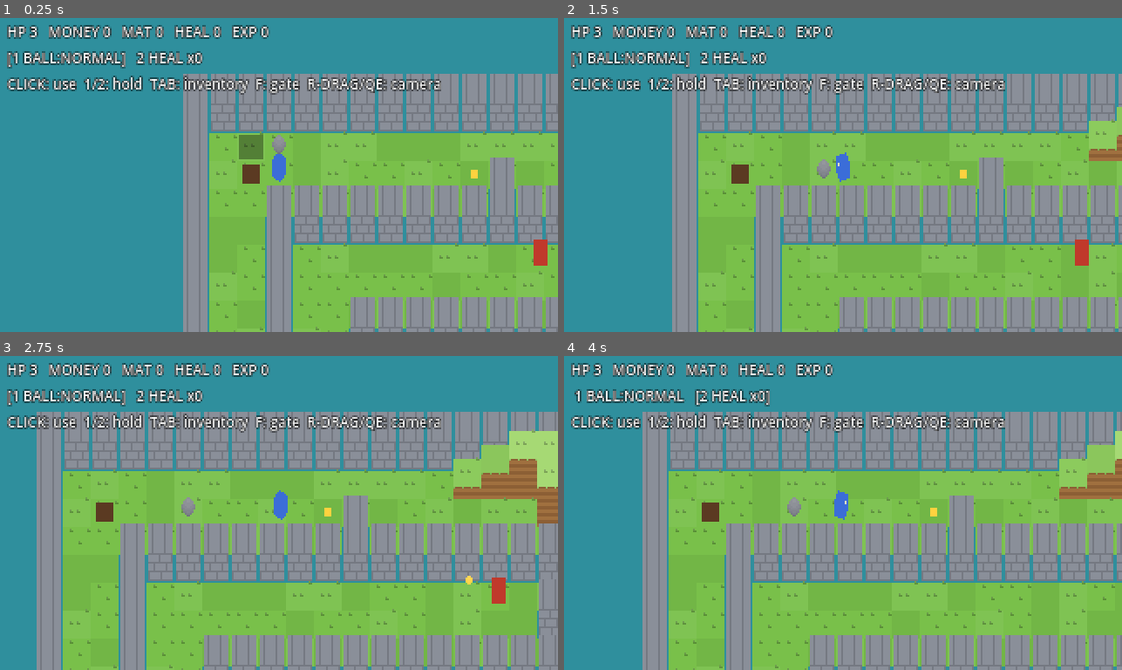
Above: before the commit, frames 1-4 (two rows, left to right).
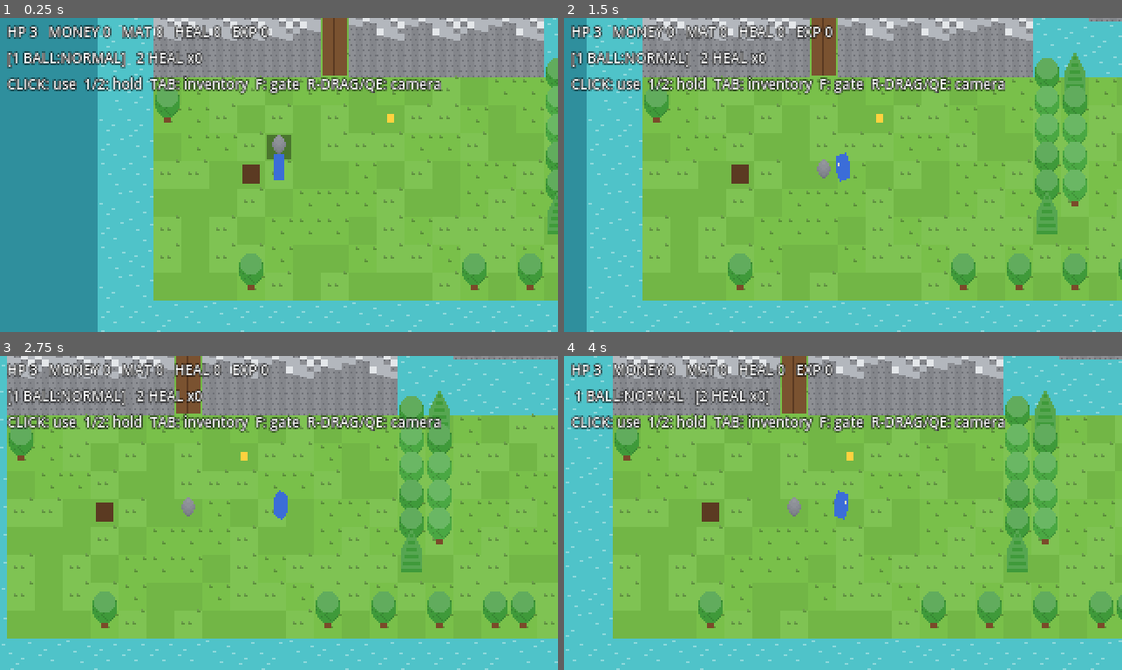
Above: after the commit, the same moments.

Repository: MiyazakiTakumi-724/dot-3d-game
Game: Godot game, scene res://scenes/area_02.tscn
Same seed, same stepped clock (60 frames per second), same inputs: the game is played once before the commit and once after it.
Inputs (mouse positions are in pixels of both pictures, inside the frame that each line leads up to):
- Up to frame 1 (0.25 s): no input
- Up to frame 2 (1.5 s): tap Enter at 0.5 s; move the mouse to (965, 159) at 0.52 s; hold Right 0.53-1.25 s; hold Shift 0.53-1.25 s; click (965, 159) at 0.67 s; drag from (731, 190) to (815, 237) at 1.27 s
- Up to frame 3 (2.75 s): move the mouse to (334, 443) at 2.02 s; hold Right from 2.03 s (still down); tap Ctrl at 2.1 s
- Up to frame 4 (4 s): release Right at 2.75 s; drag from (815, 575) to (675, 465) at 2.77 s; move the mouse to (1010, 560) at 3.52 s; hold Left from 3.53 s (still down); tap 2 at 3.6 s

The runs differ from the first frame. In frame 1, 60% of the frame differs, in the area x 17-100%, y 0-100%; in frame 2, 68%; in frame 3, 70%; in frame 4, 71%, in the area x 0-100%, y 0-100%.

Commit message:
feat: 試作2のマップを海に囲まれた屋外の島に作り直す（モデルの共有で読み込みも軽くする）
Co-Authored-By: Claude Opus 5.5 <noreply@anthropic.com>
Claude-Session: https://claude.ai/code/session_01V8ZRqMy3Fk13HeuYJHLPNU

Diff:
--- a/scripts/game/area_02.gd
+++ b/scripts/game/area_02.gd
@@ -3,73 +3,92 @@
 ## 操作：矢印/WASD 移動、左クリック 手に持つアイテムを使う（カーソルの方向）、1/2 手に持つアイテムを選ぶ、
 ## Tab インベントリ（使う鉄球を決める）、F 門を開ける、右ドラッグ or Q/E カメラ回転。鉄球は上を歩いて拾う。
 
-## 数字 = 高さ（段）、# = 壁、_ = 奈落、C = チェックポイント、D = 扉、G = ゴール
-## 左上の安全地帯から、帯状の道を右・左と折り返して下へ進む。左端の縦の通路は、扉を開けると近道になる。
-## 3行目の x=11 の壁は、1番目の帯の敵が安全地帯まで歩いてこないための仕切り。
+## 数字 = 高さ（段）、R = 岩、T = 木、~ = 水、= = 橋、_ = 奈落、C = チェックポイント、D = 門、G = ゴール
+## 海に囲まれた島。左下のたき火の草地から、南の川（橋が交互）→ 東の台地 → 北の裂け目（奈落）→ 西の森と、
+## 外回りに1周する。西の森の下の門を開けると、たき火の草地へすぐ戻れる。ゴールは中央の島（西の橋から入る）の東の高台。
 const LAYOUT := [
-	"################################################",
-	"#0000000000000012333333333210000000000000000000#",
-	"#0C00000000000000033333333000000000000000000000#",
-	"#0000000000#00000000000000000000000000000000000#",
-	"#00##########################################00#",
-	"#00#0000000000000000000000000000000000000000000#",
-	"#00#00000000000000#0000000#0000000#000000000000#",
-	"#00#0000000000000000000000000000000000000000000#",
-	"#00#00##########################################",
-	"#00#0000001111111111222222222211111111110000000#",
-	"#00#0000000000000000000000000000000000000000000#",
-	"#00#0000000000000000000000000000000000000000000#",
-	"#00##########################################00#",
-	"#00#0000000000000000000000000122222222000000000#",
-	"#00D0000000000000000000000000122222222000000000#",
-	"#00#0000000000000000000000000000000000000000000#",
-	"#00#00##########################################",
-	"#00#00000000000_________________000000000000000#",
-	"#00#00000000000_________________000000000000000#",
-	"#00#0000000000000000000000000000000000000000000#",
-	"#00##########################################00#",
-	"#00#0000000000000000________0000000000000000000#",
-	"#00#0000000000000000000000000000000000000000000#",
-	"#00#0000000000000000________0000000000000000000#",
-	"#00#00##########################################",
-	"#00#000000000000000001233333333321000000000000G#",
-	"#00#0000000000000000000000000000000000000000000#",
-	"################################################",
+	"~~~~~~~~~~~~~~~~~~~~~~~~~~~~~~~~~~~~~~~~~~~~~~~~~~~~~~~~~~~~~~~~",
+	"~~~~~~~~~~~~~~~~~~~~~~~~~~~~~~~~~~~~~~~~~~~~~~~~~~~~~~~~~~~~~~~~",
+	"~~TT00TT0T0T0T00000000000000000R000000000000T00T00TTT000TT0T00~~",
+	"~~T0000000000000000000___00000000___0000_000000000000000000000~~",
+	"~~00000000000000000000___________________000000000000000000000~~",
+	"~~TTTTTTTTTT0000000000___________________000000000000000000000~~",
+	"~~TTTTTTTTTT0000000000___________________00000000000000000000T~~",
+	"~~TTTTTTTTTT0000000000___________________000000000000000000000~~",
+	"~~00000000000000000000_______0000_0000___000000000000000000000~~",
+	"~~000000000000000000000000000000000000000000000000000000000000~~",
+	"~~00000000000000~~~~~~~~~~~~~~~~~~~~~~~~~~~~~~~~00000000000000~~",
+	"~~00000000000000~~~~~~~~~~~~~~~~~~~~~~~~~~~~~~~~0000000000000T~~",
+	"~~0000TTTTTTTTTT~~RRRRRRRRRRRRRRRRRRRRRRRRRRRR~~TTTTT000000000~~",
+	"~~0000TTTTTTTTTT~~RRRRRRRRRRRRRRRRRRRRRRRRRRRR~~TTTTT000000000~~",
+	"~~T000TTTTTTTTTT~~000000000000RRR00000000003G3~~00003333332100~~",
+	"~~00000000000000~~000000000000RRR0000000000333~~00003333332100~~",
+	"~~TTTTTTTTTT0000~~0000RRR00000RRR0000000000333~~00003333332100~~",
+	"~~TTTTTTTTTT0000~~0000RRR00000RRR0000RRR000333~~00003333332100~~",
+	"~~00000000000000~~0000RRR00000RRR0000RRR000333~~01233333332100~~",
+	"~~T000TTTTTTTTTT~~0000RRR00000RRR0000RRR000333~~01233333332100~~",
+	"~~T000TTTTTTTTTT~~0000RRR00000RRR0000RRR000333~~01233333332100~~",
+	"~~T000TTTTTTTTTT~~0000RRR00000RRR0000RRR000333~~00003333332100~~",
+	"~~00000000000000~~0000RRR00000RRR0000RRR123333~~00003333332100~~",
+	"~~00000000000000~~0000RRR000000000000RRR123333~~00003333332100~~",
+	"~~00000000000000==0000RRR000000000000RRR123333~~00003333332100~~",
+	"~~00000000000000~~0000RRR000000000000RRR000333~~00RRRRR00RRRRR~~",
+	"~~00000000000000~~RRRRRRRRRRRRRRRRRRRRRRRRRRRR~~00RRRRR00RRRRR~~",
+	"~~T0000000000000~~RRRRRRRRRRRRRRRRRRRRRRRRRRRR~~0000000000000T~~",
+	"~~T0000000000000~~~~~~~~~~~~~~~~~~~~~~~~~~~~~~~~00000000000000~~",
+	"~~RRRRRRDRRRRRRR~~~~~~~~~~~~~~~~~~~~~~~~~~~~~~~~0000000000000T~~",
+	"~~00000000000000TT0000~~000000~~0000000000~~000000000000000000~~",
+	"~~T0000000000000TT0000==000000~~0000000000==00000000000000000T~~",
+	"~~00000000000000TT0000~~000000~~0000000000~~00000000000000000T~~",
+	"~~000C0000000000TT0000~~000000~~0RRRRRRR00~~000000000000000000~~",
+	"~~00000000000000TT0000~~000000~~0RRRRRRR00~~000000000000000000~~",
+	"~~00000000000000T00000~~000000~~0000000000~~00000000000000000T~~",
+	"~~00000000000000000000~~000000==0000000000~~000000000000000000~~",
+	"~~000T0000000T0T0T0TT0~~0TT000~~0TT0T000T0~~TT00000T00T0T000T0~~",
+	"~~~~~~~~~~~~~~~~~~~~~~~~~~~~~~~~~~~~~~~~~~~~~~~~~~~~~~~~~~~~~~~~",
+	"~~~~~~~~~~~~~~~~~~~~~~~~~~~~~~~~~~~~~~~~~~~~~~~~~~~~~~~~~~~~~~~~",
 ]
-const PLAYER_START := Vector2i(3, 2)
+const PLAYER_START := Vector2i(6, 33)
+## ゴールは高台の上にあるので、その高さにする（地図の記号 G は高さ0として読まれるため）
+const GOAL_HEIGHT := 3
 ## [開始マス, 向き, 最初に撃つまでの秒数]
 const ENEMIES := [
-	[Vector2i(20, 3), Vector2.RIGHT, 1.5],
-	[Vector2i(36, 2), Vector2.LEFT, 2.0],
-	[Vector2i(30, 7), Vector2.LEFT, 1.8],
-	[Vector2i(12, 5), Vector2.RIGHT, 2.4],
-	[Vector2i(25, 10), Vector2.LEFT, 1.2],
-	[Vector2i(8, 11), Vector2.RIGHT, 2.6],
-	[Vector2i(33, 15), Vector2.LEFT, 1.6],
-	[Vector2i(15, 13), Vector2.RIGHT, 2.2],
-	[Vector2i(40, 17), Vector2.RIGHT, 1.5],
-	[Vector2i(8, 18), Vector2.LEFT, 2.0],
-	[Vector2i(35, 22), Vector2.LEFT, 1.7],
-	[Vector2i(27, 26), Vector2.RIGHT, 1.4],
-	[Vector2i(40, 25), Vector2.LEFT, 2.3],
+	[Vector2i(26, 32), Vector2.DOWN, 1.6],
+	[Vector2i(36, 31), Vector2.RIGHT, 2.0],
+	[Vector2i(36, 36), Vector2.LEFT, 2.4],
+	[Vector2i(52, 33), Vector2.RIGHT, 1.8],
+	[Vector2i(60, 16), Vector2.DOWN, 2.2],
+	[Vector2i(50, 15), Vector2.DOWN, 1.5],
+	[Vector2i(55, 20), Vector2.DOWN, 2.6],
+	[Vector2i(45, 5), Vector2.LEFT, 1.7],
+	[Vector2i(15, 4), Vector2.DOWN, 2.1],
+	[Vector2i(26, 2), Vector2.RIGHT, 2.5],
+	[Vector2i(8, 10), Vector2.RIGHT, 1.9],
+	[Vector2i(4, 15), Vector2.RIGHT, 2.3],
+	[Vector2i(13, 18), Vector2.LEFT, 1.4],
+	[Vector2i(27, 20), Vector2.DOWN, 2.0],
+	[Vector2i(34, 24), Vector2.UP, 1.6],
+	[Vector2i(41, 16), Vector2.DOWN, 2.2],
 ]
 ## [マス, 種類, 量]。配列の添字を拾い済みの判定に使う。
 const PICKUPS := [
-	[Vector2i(10, 2), RunState.PickupKind.MONEY, 5],
-	[Vector2i(30, 5), RunState.PickupKind.MONEY, 10],
-	[Vector2i(44, 10), RunState.PickupKind.MONEY, 10],
-	[Vector2i(10, 22), RunState.PickupKind.MONEY, 15],
-	[Vector2i(35, 26), RunState.PickupKind.MONEY, 20],
-	[Vector2i(22, 1), RunState.PickupKind.MATERIAL, 1],
-	[Vector2i(40, 14), RunState.PickupKind.MATERIAL, 1],
-	[Vector2i(30, 25), RunState.PickupKind.MATERIAL, 1],
-	[Vector2i(44, 6), RunState.PickupKind.HEAL, 1],
-	[Vector2i(6, 13), RunState.PickupKind.HEAL, 1],
-	[Vector2i(44, 19), RunState.PickupKind.HEAL, 1],
-	[Vector2i(5, 15), RunState.PickupKind.STRONG_BALL, 0],
+	[Vector2i(10, 31), RunState.PickupKind.MONEY, 5],
+	[Vector2i(27, 36), RunState.PickupKind.MONEY, 10],
+	[Vector2i(50, 35), RunState.PickupKind.MONEY, 10],
+	[Vector2i(58, 6), RunState.PickupKind.MONEY, 15],
+	[Vector2i(5, 22), RunState.PickupKind.MONEY, 15],
+	[Vector2i(20, 20), RunState.PickupKind.MONEY, 20],
+	[Vector2i(40, 34), RunState.PickupKind.MATERIAL, 1],
+	[Vector2i(55, 15), RunState.PickupKind.MATERIAL, 1],
+	[Vector2i(44, 24), RunState.PickupKind.MATERIAL, 1],
+	[Vector2i(45, 30), RunState.PickupKind.HEAL, 1],
+	[Vector2i(50, 8), RunState.PickupKind.HEAL, 1],
+	[Vector2i(14, 10), RunState.PickupKind.HEAL, 1],
+	[Vector2i(35, 15), RunState.PickupKind.HEAL, 1],
+	[Vector2i(4, 26), RunState.PickupKind.STRONG_BALL, 0],
 ]
-## 扉を開けるときに立つ奥側のマス。Terrain.parse が返す doors と同じ順。
-const DOOR_OPEN_FROM := [Vector2i(4, 14)]
+## 門を開けるときに立つ奥側のマス。Terrain.parse が返す doors と同じ順。
+const DOOR_OPEN_FROM := [Vector2i(8, 28)]
 
 const BULLET_HIT_RADIUS := 6.0
 const FALL_SINK_PX := 40.0  ## 奈落に落ちる演出で沈む量（0.5秒で）
@@ -101,6 +120,7 @@
 	var info := Terrain.parse(LAYOUT, map)
 	checkpoint = info["checkpoint"]
 	goal = info["goal"]
+	map.set_height(goal, GOAL_HEIGHT)
 	doors = info["doors"]
 	run = RunState.new(checkpoint)
 	camera = StackCamera.new()
--- a/scripts/game/terrain.gd
+++ b/scripts/game/terrain.gd
@@ -47,8 +47,11 @@
 
 ## 地形を並べる。deco は parse が返す info["deco"]（岩・木・橋の場所）。
 ## 墓石や扉のマスには、その下の地面を置く（墓石・扉の絵はステージ側で上に置く）。
+## 作ったモデルはステージをまたいで使い回す（輪切りの画像を作るのが重いため）
+static var _models := {}
+
 static func build(map: HeightMap, camera: StackCamera, parent: Node2D, deco: Dictionary = {}) -> void:
-	var models := {}
+	var models := _models
 	for y in map.size.y:
 		for x in map.size.x:
 			var cell := Vector2i(x, y)
@@ -89,7 +92,10 @@
 
 static func _make(key: String) -> VoxelModel:
 	if key == "pit":
-		return VoxelModel.box(Vector3i(16, 16, 1), Color("1b1a22"))
+		var pit := VoxelModel.box(Vector3i(16, 16, 1), Color("1d1a26"))
+		for i in 6:
+			pit.set_voxel(Vector3i((i * 7 + 3) % 16, (i * 5 + 1) % 16, 0), Color("2a2535"))
+		return pit
 	if key == "wall":
 		return wall_model()
 	if key == "bridge":
@@ -167,10 +173,12 @@
 			var hh: int = top_h + bump
 			for z in hh:
 				var c := Color("8d8f94")
-				if z >= hh - 2:
-					c = Color("e4e7ea")
+				if z == hh - 1:
+					c = Color("e4e7ea") if bump == 3 else Color("b3b7bd")
 				elif (z + xx * 3 + yy) % 9 == 0:
 					c = Color("6f7177")
+				elif (xx / 4 + yy / 4) % 2 == 0:
+					c = Color("84868b")
 				m.set_voxel(Vector3i(xx, yy, z), c)
 	return m
 
@@ -191,11 +199,20 @@
 				for xx in range(7 - r, 7 + r):
 					m.set_voxel(Vector3i(xx, yy, z), leaf.lightened(0.12) if z % 3 == 0 else leaf)
 	else:
-		for z in range(5, 16):
+		var center := Vector3(6.5, 6.5, 10.0)
+		for z in range(4, 17):
 			for yy in 14:
 				for xx in 14:
-					var top := z >= 14
-					m.set_voxel(Vector3i(xx, yy, z), leaf.lightened(0.15) if top else leaf)
+					var d := Vector3(xx, yy, z) - center
+					d.z *= 1.2
+					if d.length() > 7.2:
+						continue
+					var c := leaf
+					if z >= 13:
+						c = leaf.lightened(0.18)
+					elif (xx + yy + z) % 5 == 0:
+						c = leaf.darkened(0.12)
+					m.set_voxel(Vector3i(xx, yy, z), c)
 	return m
 
 static func wall_model() -> VoxelModel:
--- a/scripts/render/stack_sprite.gd
+++ b/scripts/render/stack_sprite.gd
@@ -21,9 +21,7 @@
 const VISIBLE_RECT := Rect2(-48, -48, 320 + 96, 180 + 120)
 
 func set_model(m: VoxelModel) -> void:
-	_layers.clear()
-	for img in m.slices():
-		_layers.append(ImageTexture.create_from_image(img))
+	_layers = m.textures()
 	queue_redraw()
 
 func _process(_delta: float) -> void:
--- a/scripts/render/voxel_model.gd
+++ b/scripts/render/voxel_model.gd
@@ -7,10 +7,19 @@
 		size = v
 		_voxels.clear()
 var _voxels: Dictionary = {}  # Vector3i -> Color
+var _textures: Array[ImageTexture] = []
 
 func set_voxel(p: Vector3i, c: Color) -> void:
 	if p.x >= 0 and p.y >= 0 and p.z >= 0 and p.x < size.x and p.y < size.y and p.z < size.z:
 		_voxels[p] = c
+		_textures.clear()
+
+## 輪切りの画像をテクスチャにしたもの。同じモデルを使うスプライト同士で共有する（作り直しは形が変わったときだけ）。
+func textures() -> Array[ImageTexture]:
+	if _textures.is_empty():
+		for img in slices():
+			_textures.append(ImageTexture.create_from_image(img))
+	return _textures
 
 func slices() -> Array[Image]:
 	var out: Array[Image] = []
--- a/tests/test_area_02_layout.gd
+++ b/tests/test_area_02_layout.gd
@@ -76,15 +76,20 @@
 	for dy in [-1, 0, 1]:
 		for dx in [-1, 0, 1]:
 			targets.append(area.checkpoint + Vector2i(dx, dy))
+	var problems: Array[String] = []
 	for e in area.ENEMIES:
 		var w := EnemyWalker.new(area.map, e[0], e[1])
 		for i in 2000:
 			w.step(0.05)
 			for t in targets:
 				var to := HeightMap.cell_center(t)
-				if w.pos.distance_to(to) > Enemy.SHOOT_RANGE:
-					continue
-				assert_true(Bullet._first_wall_on_path(w.pos, to, area.map) >= 0.0,
-					"%s の敵が %s から %s を撃てる" % [e[0], w.cell(), t])
-				if Bullet._first_wall_on_path(w.pos, to, area.map) < 0.0:
-					return
+				if w.pos.distance_to(to) <= Enemy.SHOOT_RANGE and Bullet._first_wall_on_path(w.pos, to, area.map) < 0.0:
+					problems.append("%s の敵が %s から %s を撃てる" % [e[0], w.cell(), t])
+					break
+			if not problems.is_empty():
+				break
+	assert_eq(problems, [] as Array[String])
+
+func test_goal_is_on_high_ground():
+	assert_eq(area.map.get_height(area.goal), area.GOAL_HEIGHT)
+	assert_gt(area.GOAL_HEIGHT, 0)
